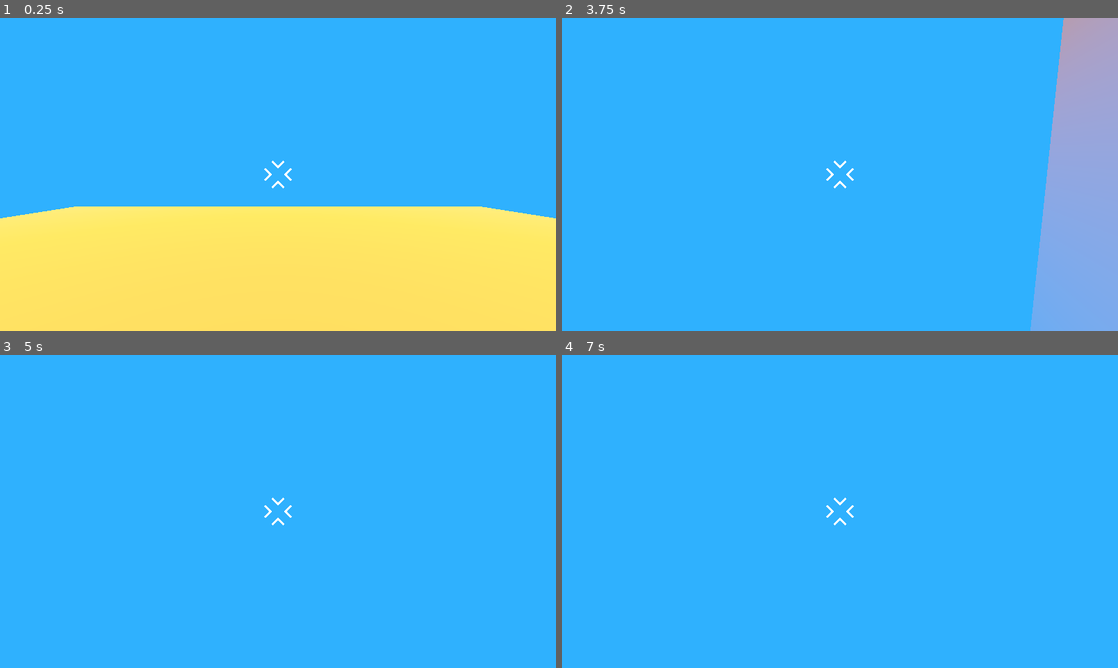
Above: before the commit, frames 1-4 (two rows, left to right).
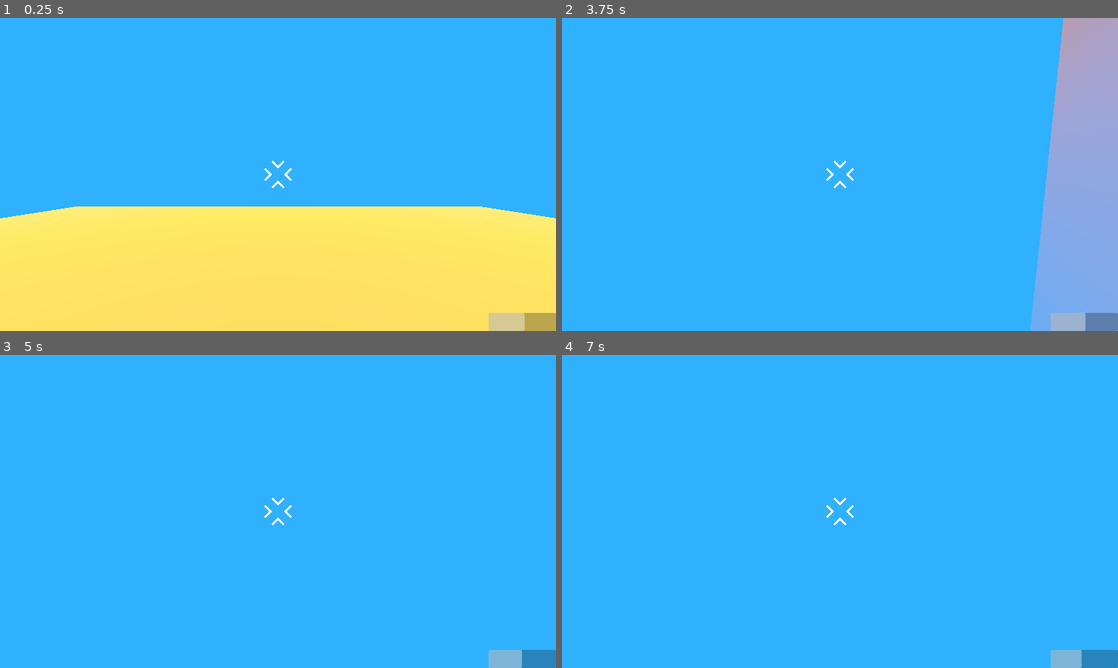
Above: after the commit, the same moments.

Repository: TheShadowfun/StoneX
Game: Godot game, scene res://game.tscn
The game is run twice, just before and just after one commit, with the same random seed, the same clock (stepped at 60 frames per second) and the same inputs.
Inputs (mouse positions are in pixels of both pictures, inside the frame that each line leads up to):
- Up to frame 1 (0.25 s): no input
- Up to frame 2 (3.75 s): tap Enter at 0.5 s; move the mouse to (867, 174) at 0.52 s; hold W (move_forward) from 0.53 s (still down); tap Space (jump) at 0.77, 1.52, 3.02, 3.5 s; move the mouse to (812, 174) at 1.27 s; move the mouse to (851, 168) at 2.02 s; move the mouse to (834, 180) at 2.77 s; move the mouse to (878, 177) at 3.52 s
- Up to frame 3 (5 s): keep holding W (move_forward); tap Space (jump) at 3.77, 4.52 s; move the mouse to (233, 508) at 4.27 s
- Up to frame 4 (7 s): tap Enter at 5, 6.5 s; move the mouse to (845, 511) at 5.02 s; tap Space (jump) at 5.75, 6.02, 6.77 s; move the mouse to (817, 505) at 5.77 s; release W (move_forward) at 5.78 s; hold D (move_right) 5.78-6.53 s; move the mouse to (867, 511) at 6.52 s; hold W (move_forward) from 6.53 s (still down)

The runs differ from the first frame. In frame 1, 0.7% of the frame differs, in the area x 1-100%, y 60-100%; in frame 2, 0.7%, in the area x 84-100%, y 0-100%; in frame 3, 0.7%; in frame 4, 0.7%.

Commit message:
created sun level, sun beam ares, battery hud

Diff:
--- /dev/null
+++ b/battery_hud/battery_level_hud.gd
@@ -0,0 +1,12 @@
+extends CanvasLayer
+
+@onready var battery_bar = $Control/ProgressBar
+@onready var player = %Player
+
+func _ready() -> void:
+	if player.has_signal("sun_level_changed"):
+		player.connect("sun_level_changed", Callable(self, "_update_battery_bar"))
+		_update_battery_bar(player._sun_level)
+
+func _update_battery_bar(new_level):
+	battery_bar.value = new_level
--- /dev/null
+++ b/battery_hud/battery_level_hud.tscn
@@ -0,0 +1,30 @@
+[gd_scene load_steps=2 format=3 uid="uid://cnlvka2mkfccu"]
+
+[ext_resource type="Script" uid="uid://hc1hu7x41sv1" path="res://battery_hud/battery_level_hud.gd" id="1_sk8vp"]
+
+[node name="BatteryLevel HUD" type="CanvasLayer"]
+script = ExtResource("1_sk8vp")
+
+[node name="Control" type="Control" parent="."]
+layout_mode = 3
+anchors_preset = 15
+anchor_right = 1.0
+anchor_bottom = 1.0
+grow_horizontal = 2
+grow_vertical = 2
+mouse_filter = 2
+
+[node name="ProgressBar" type="ProgressBar" parent="Control"]
+layout_mode = 0
+offset_left = 1687.0
+offset_top = 1017.0
+offset_right = 1920.0
+offset_bottom = 1080.0
+max_value = 10.0
+value = 6.55
+show_percentage = false
+
+[node name="Vahetage prog bar textured prog bar vastu" type="TextureProgressBar" parent="."]
+visible = false
+offset_right = 40.0
+offset_bottom = 40.0
--- a/game.tscn
+++ b/game.tscn
@@ -1,6 +1,8 @@
-[gd_scene load_steps=4 format=3 uid="uid://dp1ssc7axru8s"]
+[gd_scene load_steps=8 format=3 uid="uid://dp1ssc7axru8s"]
 
 [ext_resource type="PackedScene" uid="uid://gck77unp7j6h" path="res://player/player.tscn" id="1_80nbo"]
+[ext_resource type="PackedScene" uid="uid://b61k0i5ssm222" path="res://sun_beams/sun_beam_areas.tscn" id="2_e2o6t"]
+[ext_resource type="PackedScene" uid="uid://cnlvka2mkfccu" path="res://battery_hud/battery_level_hud.tscn" id="2_feb5d"]
 
 [sub_resource type="StandardMaterial3D" id="StandardMaterial3D_80nbo"]
 albedo_color = Color(0.9740191, 0.6062529, 0, 1)
@@ -17,18 +19,36 @@
 fog_height = 0.5
 fog_height_density = 0.15
 
+[sub_resource type="CylinderShape3D" id="CylinderShape3D_e2o6t"]
+height = 0.9926758
+
+[sub_resource type="CylinderMesh" id="CylinderMesh_feb5d"]
+
 [node name="game" type="Node3D"]
 
 [node name="CSGBox3D" type="CSGBox3D" parent="."]
-transform = Transform3D(1, 0, 0, 0, 1, 0, 0, 0, 1, 0, -11, 0)
+transform = Transform3D(1, 0, 0, 0, 1, 0, 0, 0, 1, 0.0098257065, -11, -0.000111579895)
 use_collision = true
 size = Vector3(19, 22, 19)
 material = SubResource("StandardMaterial3D_80nbo")
 
 [node name="Player" parent="." instance=ExtResource("1_80nbo")]
+unique_name_in_owner = true
+
+[node name="BatteryLevel HUD" parent="Player" instance=ExtResource("2_feb5d")]
 
 [node name="DirectionalLight3D" type="DirectionalLight3D" parent="."]
 transform = Transform3D(1, 0, 0, 0, 0.25881907, 0.9659258, 0, -0.9659258, 0.25881907, 0, 5, 0)
 
 [node name="WorldEnvironment" type="WorldEnvironment" parent="."]
 environment = SubResource("Environment_e2o6t")
+
+[node name="sun_beam_area" parent="." instance=ExtResource("2_e2o6t")]
+
+[node name="CollisionShape3D" type="CollisionShape3D" parent="sun_beam_area"]
+transform = Transform3D(1, 0, 0, 0, 1, 0, 0, 0, 1, 0, 0.5, 0)
+shape = SubResource("CylinderShape3D_e2o6t")
+debug_color = Color(0.78431374, 0.41960785, 1, 1)
+
+[node name="Test mesh for viewing" type="CSGMesh3D" parent="sun_beam_area"]
+mesh = SubResource("CylinderMesh_feb5d")
--- a/player/character_body_3d.gd
+++ b/player/character_body_3d.gd
@@ -1,18 +1,35 @@
 extends CharacterBody3D
+
+@onready var camera = %Camera3D
+
+var _sun_level = 5.0 #should only be modified through intermediate functions
+const _sun_level_max = 10 #we should choose a max sun level
+const _sun_level_min = 0
+var in_sunlight = false
+const sun_charge_per_sec= 1.0
+const sun_decay_per_second = -0.2
+
+signal sun_level_changed(new_level: float)
 
 func _ready():
 	Input.set_mouse_mode(Input.MOUSE_MODE_CAPTURED)
+	add_to_group("player")
 
 
 func _unhandled_input(event):
 	if event is InputEventMouseMotion:
 		rotation_degrees.y -= event.relative.x  * 0.5
-		%Camera3D.rotation_degrees.x -= event.relative.y * 0.5
-		%Camera3D.rotation_degrees.x = clamp(
-			%Camera3D.rotation_degrees.x, -60.0, 80.0
+		camera.rotation_degrees.x -= event.relative.y * 0.5
+		camera.rotation_degrees.x = clamp(
+			camera.rotation_degrees.x, -60.0, 80.0
 		)
 	elif event.is_action_pressed("ui_cancel"):
 		Input.set_mouse_mode(Input.MOUSE_MODE_VISIBLE)
+
+#Should usually take a positive argument, but can also take neg
+func modify_sun_level(change):
+	_sun_level = clamp(_sun_level + change, _sun_level_min, _sun_level_max)
+	emit_signal("sun_level_changed", _sun_level)
 
 
 func _physics_process(delta):
@@ -37,3 +54,11 @@
 		velocity.y = 0.0
 
 	move_and_slide()
+
+	if in_sunlight:
+		var sun_this_frame = sun_charge_per_sec * delta
+		modify_sun_level(sun_this_frame)
+
+	if not in_sunlight:
+		var sun_this_frame = sun_decay_per_second * delta
+		modify_sun_level(sun_this_frame)
--- /dev/null
+++ b/sun_beams/sun_beam_areas.tscn
@@ -0,0 +1,9 @@
+[gd_scene load_steps=2 format=3 uid="uid://b61k0i5ssm222"]
+
+[ext_resource type="Script" uid="uid://ex2qhsl4m4w8" path="res://sun_beams/sun_beam_interaction.gd" id="1_7f7mw"]
+
+[node name="sun_beam_area" type="Area3D"]
+script = ExtResource("1_7f7mw")
+
+[connection signal="body_entered" from="." to="." method="_on_body_entered"]
+[connection signal="body_exited" from="." to="." method="_on_body_exited"]
--- /dev/null
+++ b/sun_beams/sun_beam_interaction.gd
@@ -0,0 +1,15 @@
+extends Area3D
+
+var current_player: Node = null
+
+func _on_body_entered(body: Node) -> void:
+	if body.is_in_group("player"):
+		print("Player entered sun ray")
+		current_player = body
+		current_player.in_sunlight = true
+
+func _on_body_exited(body: Node) -> void:
+	if body == current_player:
+		print("Player exited sun ray, new sun level is " + str(current_player._sun_level))
+		current_player.in_sunlight = false
+		current_player = null
Not shown, added: battery_hud/battery_level_hud.gd.uid
Not shown, added: sun_beams/sun_beam_interaction.gd.uid
